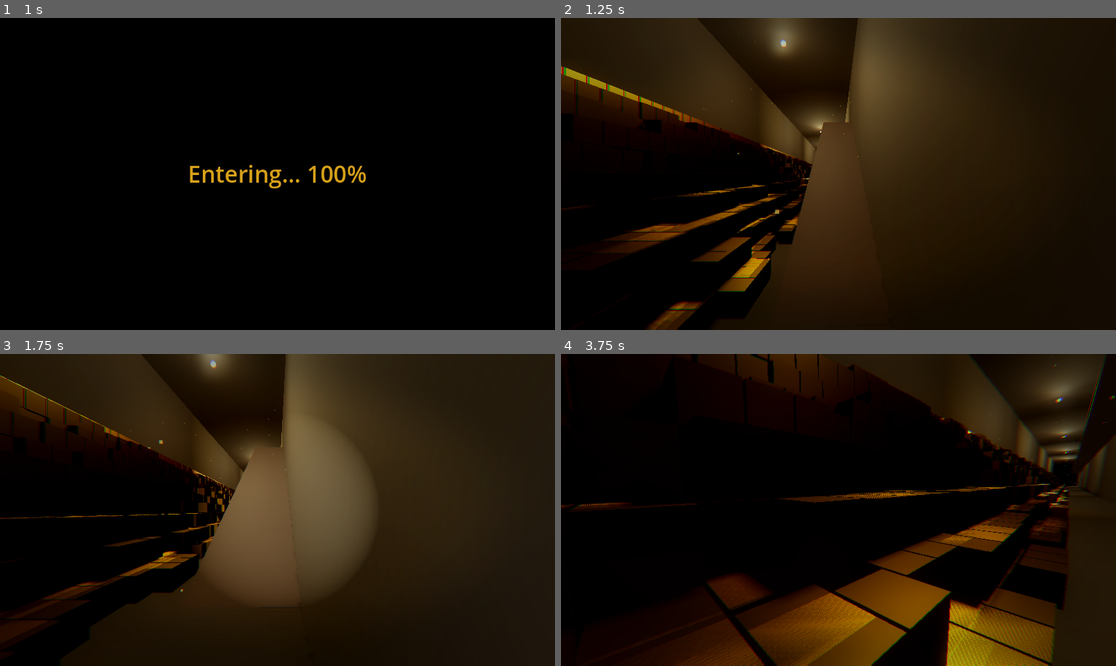
Above: before the commit, frames 1-4 (two rows, left to right).
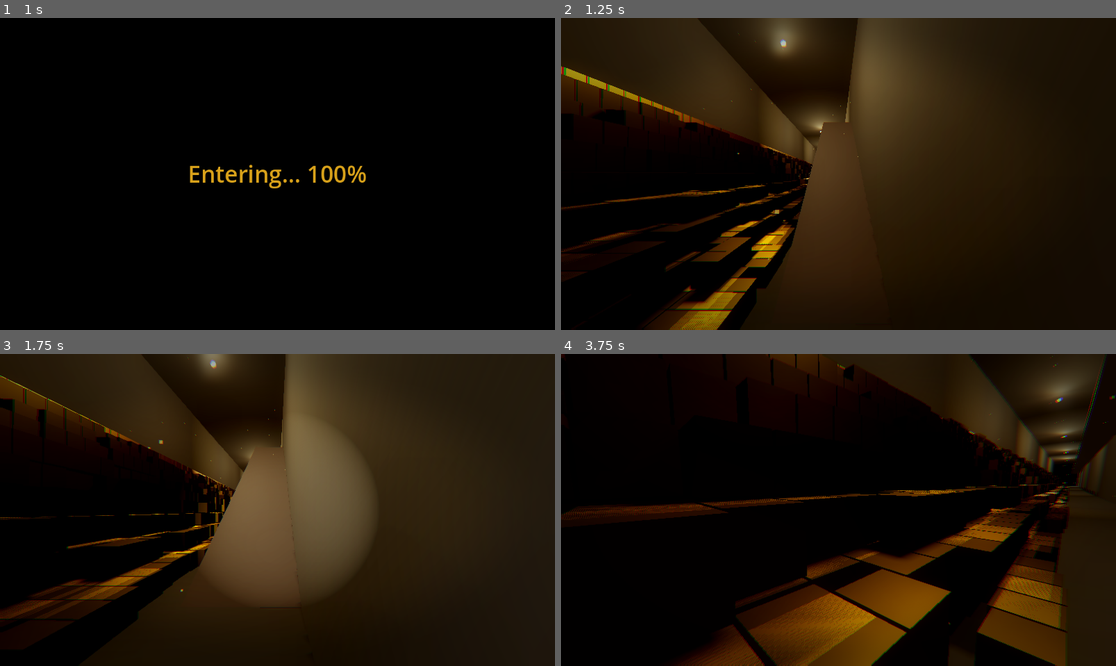
Above: after the commit, the same moments.

Repository: jpalczewski/goldenroom
Game: Godot game, scene res://scenes/menu/menu.tscn
Same seed, same stepped clock (60 frames per second), same inputs: the game is played once before the commit and once after it.
Inputs (mouse positions are in pixels of both pictures, inside the frame that each line leads up to):
- Up to frame 1 (1 s): click "ENTER" at 0.5 s
- Up to frame 2 (1.25 s): no input
- Up to frame 3 (1.75 s): tap Enter at 1.25 s; move the mouse to (399, 494) at 1.27 s; hold D from 1.28 s (still down); tap F at 1.35 s; click (399, 494) at 1.42 s
- Up to frame 4 (3.75 s): move the mouse to (810, 510) at 2.02 s; release D at 2.03 s; hold W from 2.03 s (still down); tap F at 2.1, 2.85, 3.6 s; move the mouse to (849, 503) at 2.77 s; move the mouse to (832, 516) at 3.52 s; click (832, 516) at 3.67 s

Frame 1 is identical in both runs. In frame 2, 4.3% of the frame differs, in the area x 0-45%, y 24-100%; in frame 3, 3.8%; in frame 4, 11%, in the area x 0-92%, y 0-100%.

Commit message:
fix(trough): fix center gap in breathing animation
Changed block animation direction from center-outward to layer-based
alternating pattern. Previously blocks on each side of center moved in
opposite directions, creating a visible gap. Now all blocks in the same
layer move together, alternating direction per layer for organic wave effect.

Co-Authored-By: Claude Opus 4.5 <noreply@anthropic.com>

Diff:
--- a/scripts/managers/trough_manager.gd
+++ b/scripts/managers/trough_manager.gd
@@ -66,13 +66,11 @@
 				var base_name = "W%d_%d" % [layer, i]
 				var is_anchor = (base_name == "W1_0" or base_name == "W10_0")
 
-				# Kierunek od srodka rynny
-				var center_x = start_position.x + 2.5
-				var direction = sign(x - center_x)
-				if direction == 0:
-					direction = 1.0
+				# All blocks move in same direction (wave effect, no center gap)
+				# Direction based on layer - alternating for organic feel
+				var direction = 1.0 if layer % 2 == 0 else -1.0
 				if is_anchor:
-					direction = 0.0  # Kotwice nie animuja
+					direction = 0.0  # Anchors don't animate
 
 				# Losowe parametry dla tego "weza"
 				var phase = randf() * TAU * 10.0
@@ -98,6 +96,7 @@
 	_update_shader_parameters()
 
 func _create_box_mesh() -> BoxMesh:
+	# Use standard BoxMesh - facet variation done in shader via UV
 	var mesh = BoxMesh.new()
 	mesh.size = Vector3(0.47, 0.47, 0.47)
 
